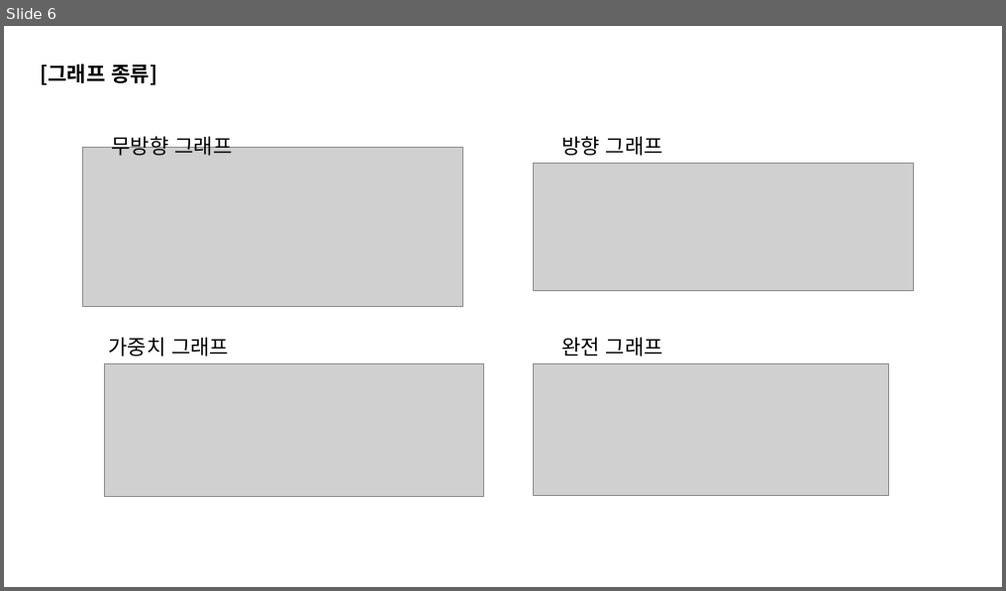
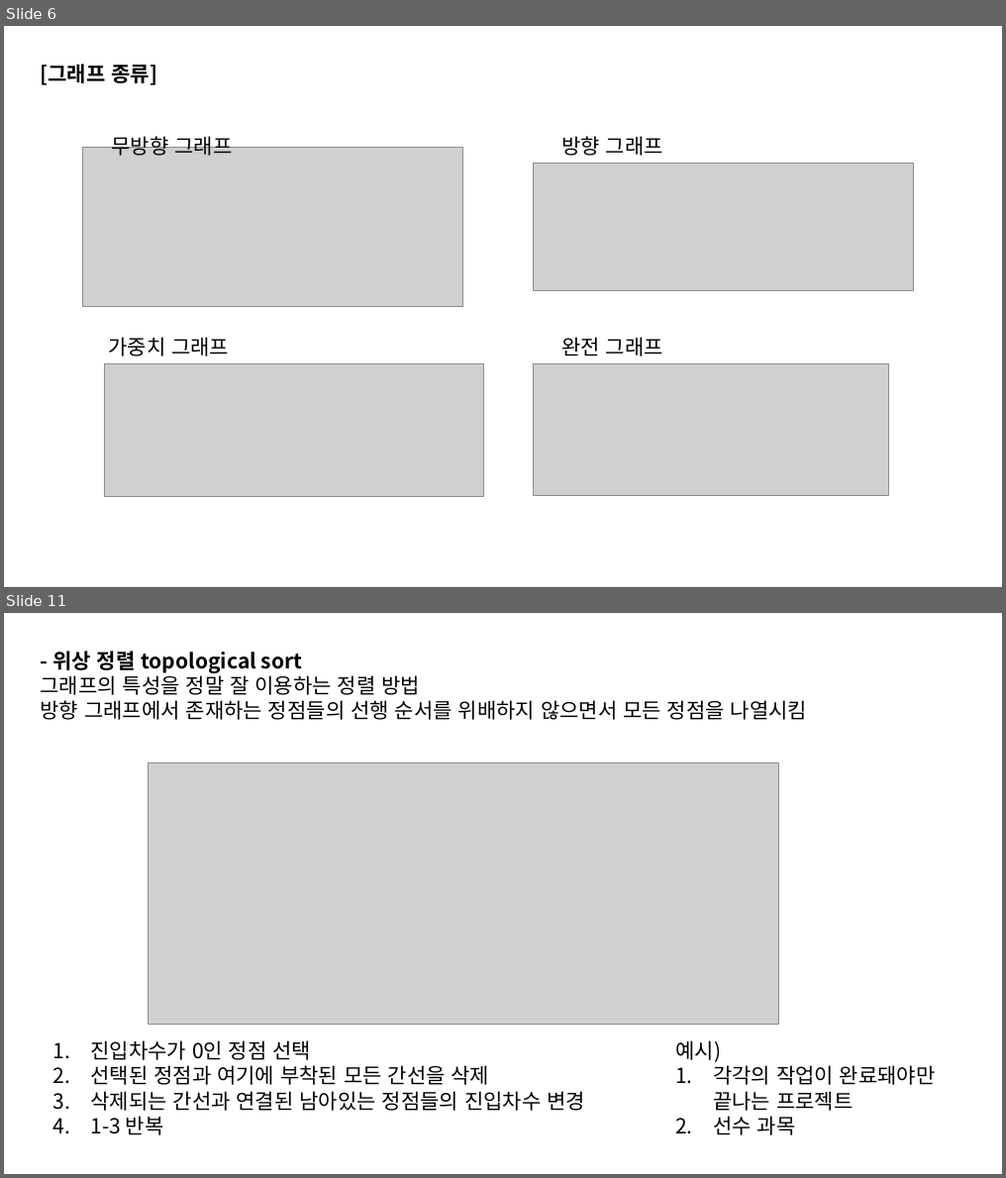
Before and after one commit to 2018007956/Coding-Test-Study, a slide deck: week5/graph&DFS,BFS.pptx. Shown one above the other, each under a label of ours: slide 6 before the commit, slides 6 and 11 after it; the slides between them are not shown. The pictures are 1006x591 and 1006x1178 pixels, drawn with LibreOffice and Linux fonts; fonts in the diff are those of the drawing; grey boxes stand for pictures. Boxes give left, top, right and bottom in pixels: in the first picture for what was removed or moved away, otherwise in the second. Text is boxed around its words. In the diff, an @@ line names an element or a change of style, - is before the commit and + after.

```diff
--- a/week5/graph&DFS,BFS.pptx
+++ b/week5/graph&DFS,BFS.pptx
@@ slide 11 added at (4, 613, 1002, 1174), background #FFFFFF @@
@@ text added at (41, 651, 807, 720), 20 pt, text #000000 @@
+- 위상 정렬 topological sort
+그래프의 특성을 정말 잘 이용하는 정렬 방법
+방향 그래프에서 존재하는 정점들의 선행 순서를 위배하지 않으면서 모든 정점을 나열시킴
@@ picture added at (149, 763, 779, 1025) @@
@@ text added at (90, 1041, 585, 1136), 20 pt, text #000000 @@
+1. 진입차수가 0인 정점 선택
+2. 선택된 정점과 여기에 부착된 모든 간선을 삭제
+3. 삭제되는 간선과 연결된 남아있는 정점들의 진입차수 변경
+4. 1-3 반복
@@ text added at (675, 1041, 936, 1136), 20 pt, text #000000 @@
+예시)
+1. 각각의 작업이 완료돼야만 끝나는 프로젝트
+2. 선수 과목
```
Also in this commit, not shown: 4 slides changed, 5 other slides added, 5 other files.
